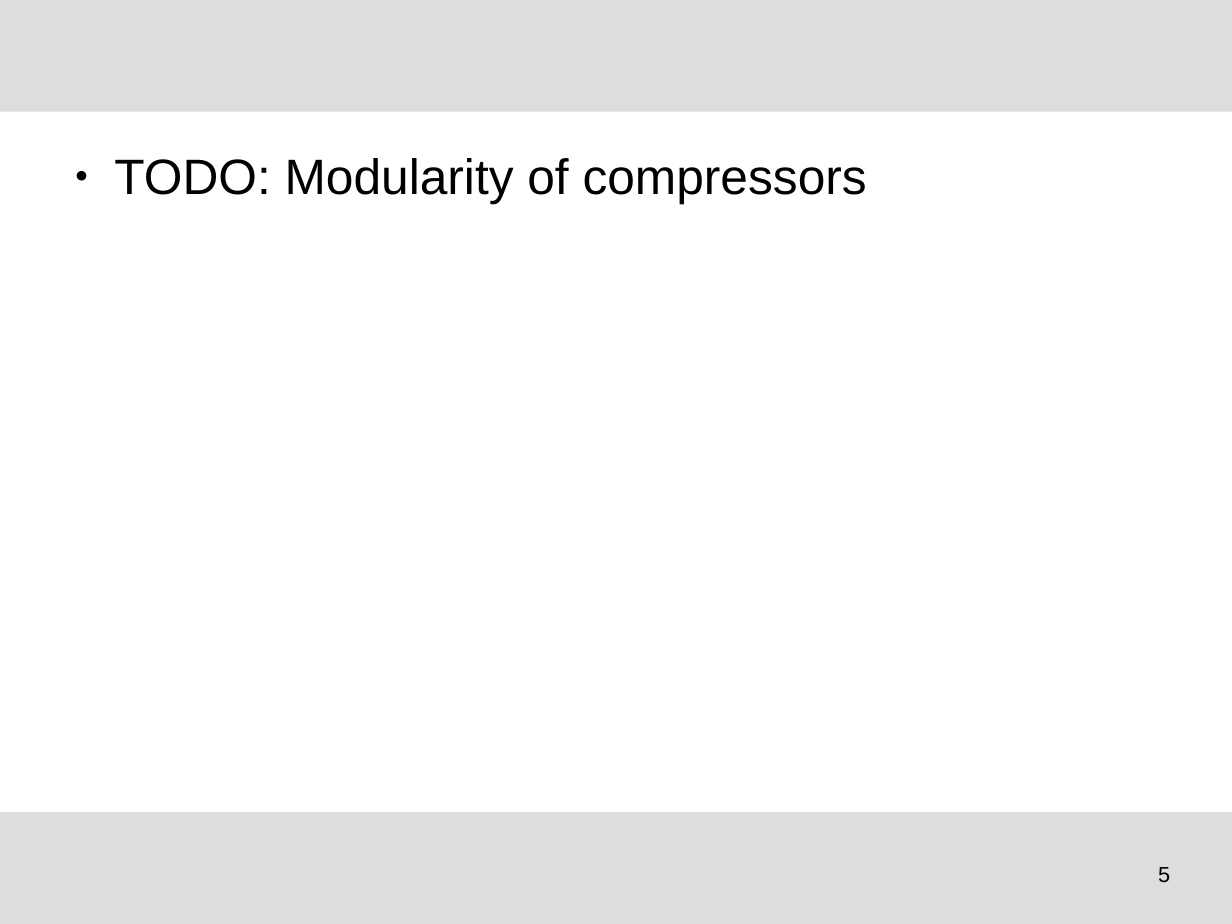
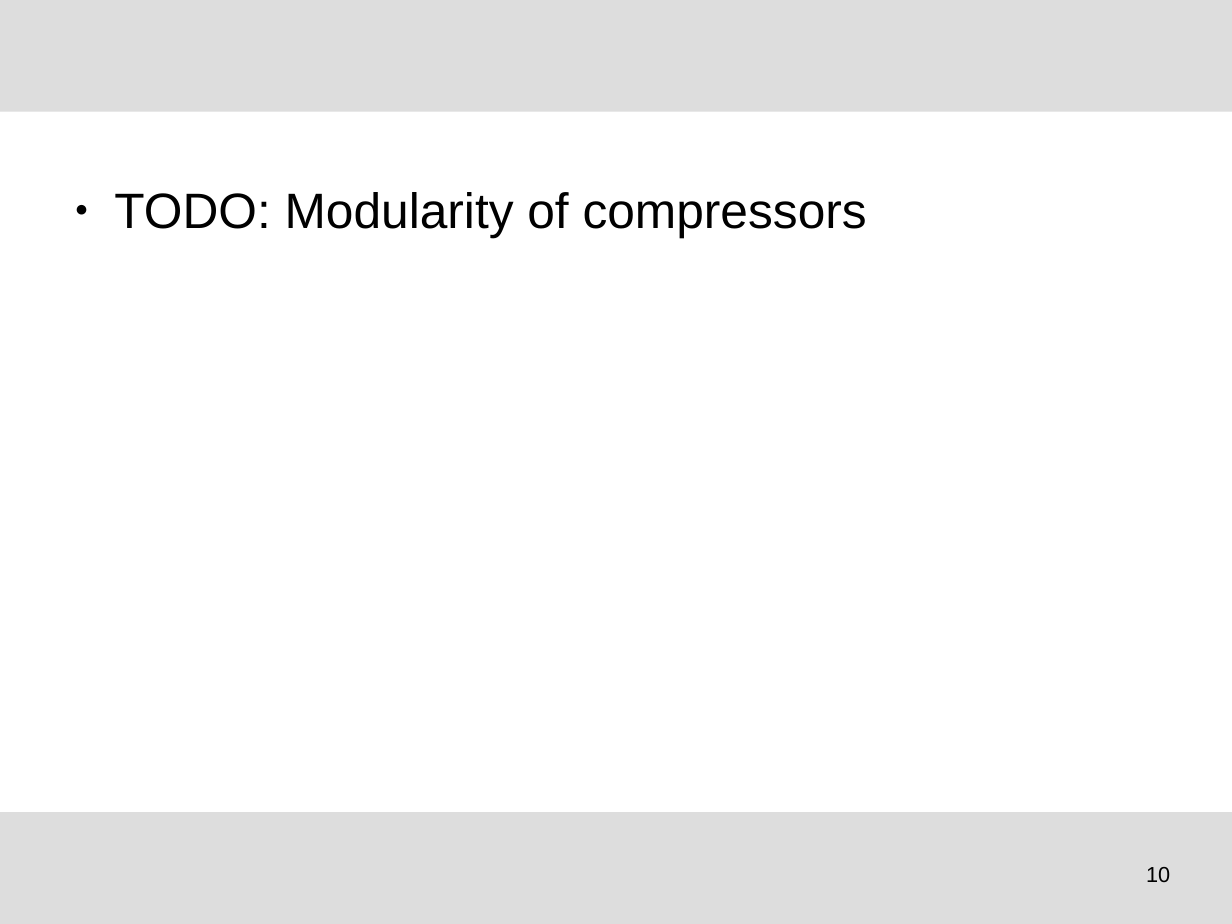
Before and after one commit to tudocomp/tudocomp, a slide deck: slide 10 of etc/presentation.odp (slide 5 before the commit). Drawn at 1232x924 pixels with LibreOffice and Linux fonts; fonts in the diff are those of the drawing; background and template pictures are left out. Boxes give left, top, right and bottom in pixels: in the first picture for what was removed or moved away, otherwise in the second. Text is boxed around its words. In the diff, an @@ line names an element or a change of style, - is before the commit and + after.

```diff
--- a/etc/presentation.odp
+++ b/etc/presentation.odp
@@ text "TODO: Modularity of compressors": place and size @@
-text "TODO: Modularity of compressors" at (114,158,867,204)
+text "TODO: Modularity of compressors" at (114,192,867,238)
@@ page number at (1146,867,1170,882): text changed @@
-5
+10
```
Also in this commit, not shown: 8 other slides changed, 5 slides added.
